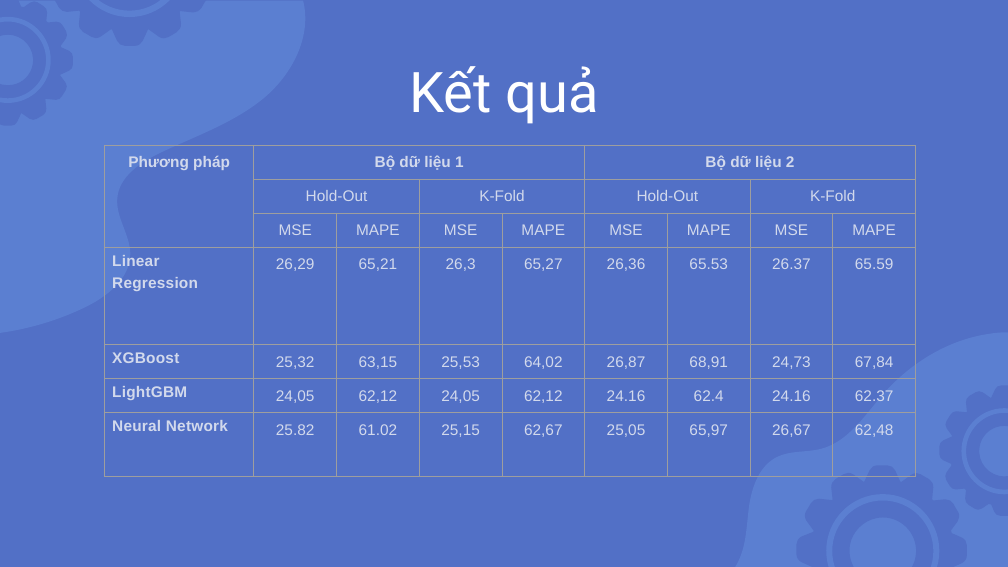
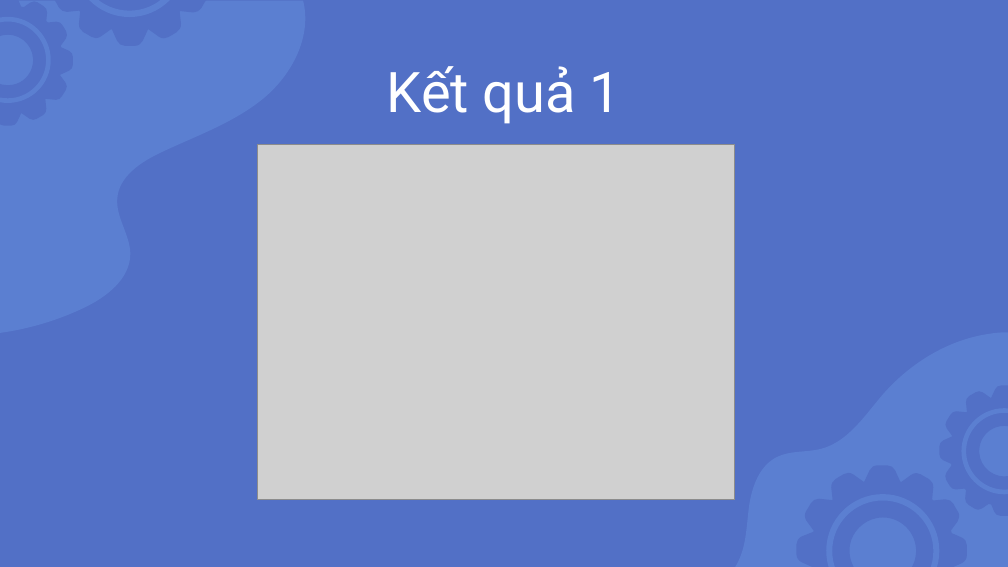
Before and after one commit to nnson0511/ARonML-DM, a slide deck: slide 20 of Slide.pptx (slide 21 before the commit). Drawn at 1008x567 pixels with LibreOffice and Linux fonts; fonts in the diff are those of the drawing; grey boxes stand for pictures. Boxes give left, top, right and bottom in pixels: in the first picture for what was removed or moved away, otherwise in the second. Text is boxed around its words. In the diff, an @@ line names an element or a change of style, - is before the commit and + after.

```diff
--- a/Slide.pptx
+++ b/Slide.pptx
@@ title at [387,66,621,124]: text changed @@
-Kết quả
+Kết quả 1
@@ table removed at [105,145,915,477], 7 rows, 9 columns @@
-Phương pháp | Bộ dữ liệu 1 |  |  |  | Bộ dữ liệu 2 |  |  | 
- | Hold-Out |  | K-Fold |  | Hold-Out |  | K-Fold | 
- | MSE | MAPE | MSE | MAPE | MSE | MAPE | MSE | MAPE
-Linear Regression | 26,29 | 65,21 | 26,3 | 65,27 | 26,36 | 65.53 | 26.37 | 65.59
-XGBoost | 25,32 | 63,15 | 25,53 | 64,02 | 26,87 | 68,91 | 24,73 | 67,84
-LightGBM | 24,05 | 62,12 | 24,05 | 62,12 | 24.16 | 62.4 | 24.16 | 62.37
-Neural Network | 25.82 | 61.02 | 25,15 | 62,67 | 25,05 | 65,97 | 26,67 | 62,48
@@ picture added at [257,144,735,499] @@
```
Also in this commit, not shown: 2 other slides changed, 7 slides added, 4 slides removed.
